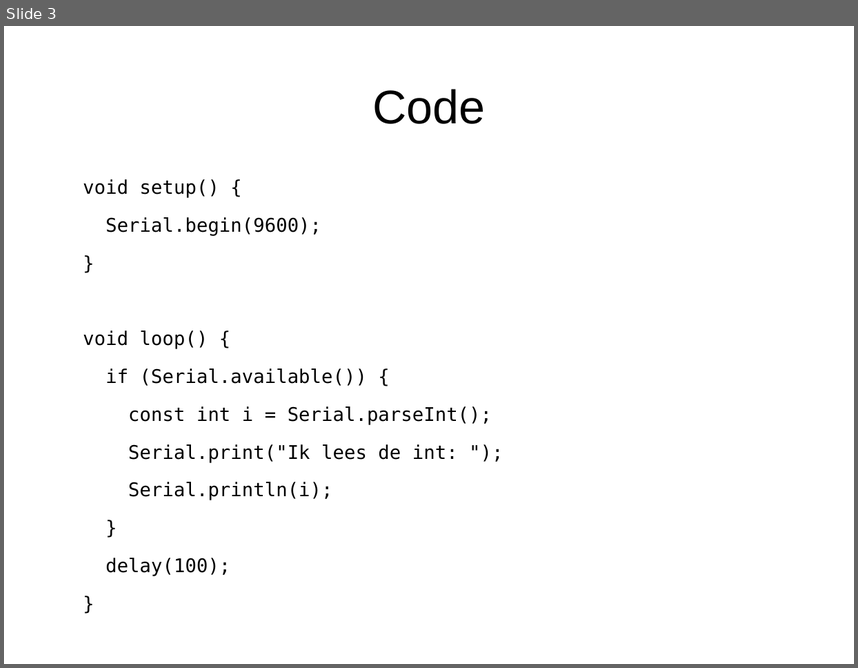
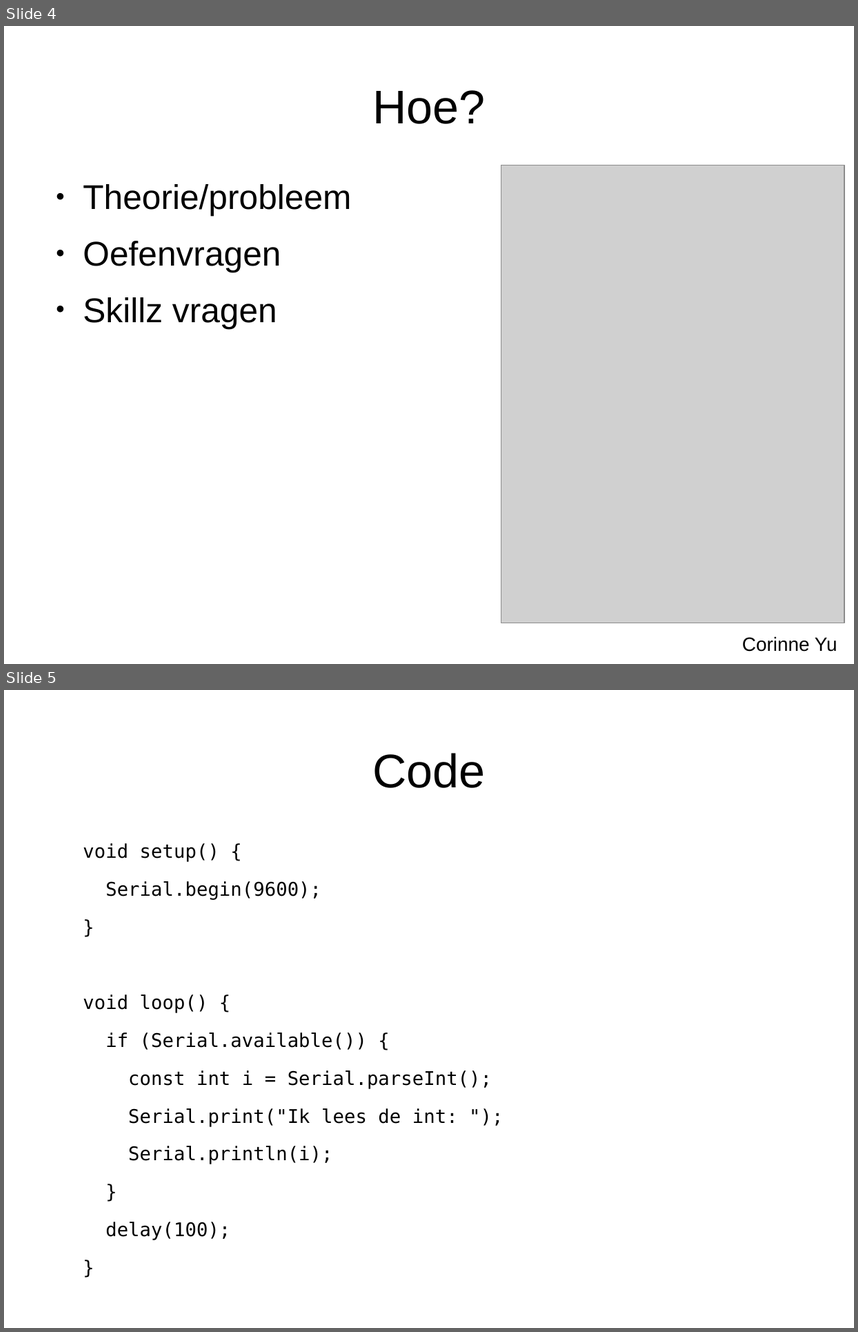
Before and after one commit to djog/arduino_cursus, a slide deck: Presentaties/Programmeren1.odp. Shown one above the other, each under a label of ours: slide 3 before the commit, slides 4 and 5 after it. The pictures are 858x668 and 858x1332 pixels, drawn with LibreOffice and Linux fonts; fonts in the diff are those of the drawing; grey boxes stand for pictures; background and template pictures are left out. Boxes give left, top, right and bottom in pixels: in the first picture for what was removed or moved away, otherwise in the second. Text is boxed around its words. In the diff, an @@ line names an element or a change of style, - is before the commit and + after.

```diff
--- a/Presentaties/Programmeren1.odp
+++ b/Presentaties/Programmeren1.odp
@@ slide 4 added at [4,26,854,664], background #FFFFFF @@
@@ title added at [372,90,485,124], 44 pt, text #000000 @@
+Hoe?
@@ picture added at [501,165,845,623] @@
@@ text added at [83,184,351,328], 32 pt, text #000000 @@
+● Theorie/probleem
+● Oefenvragen
+● Skillz vragen
@@ text added at [742,636,838,651], 18 pt, text #000000 @@
+Corinne Yu
@@ what was slide 3 is now slide 5 @@
```
Also in this commit, not shown: 2 slides changed, 6 other slides added, 1 slide removed, 6 other files.
